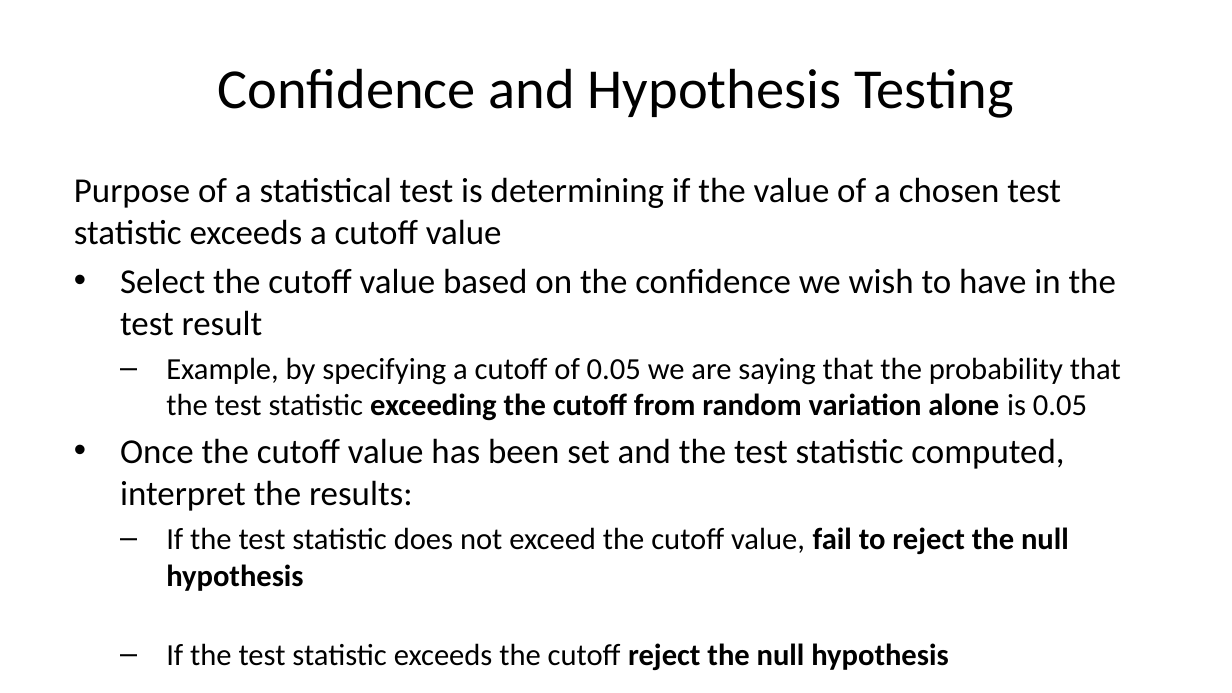
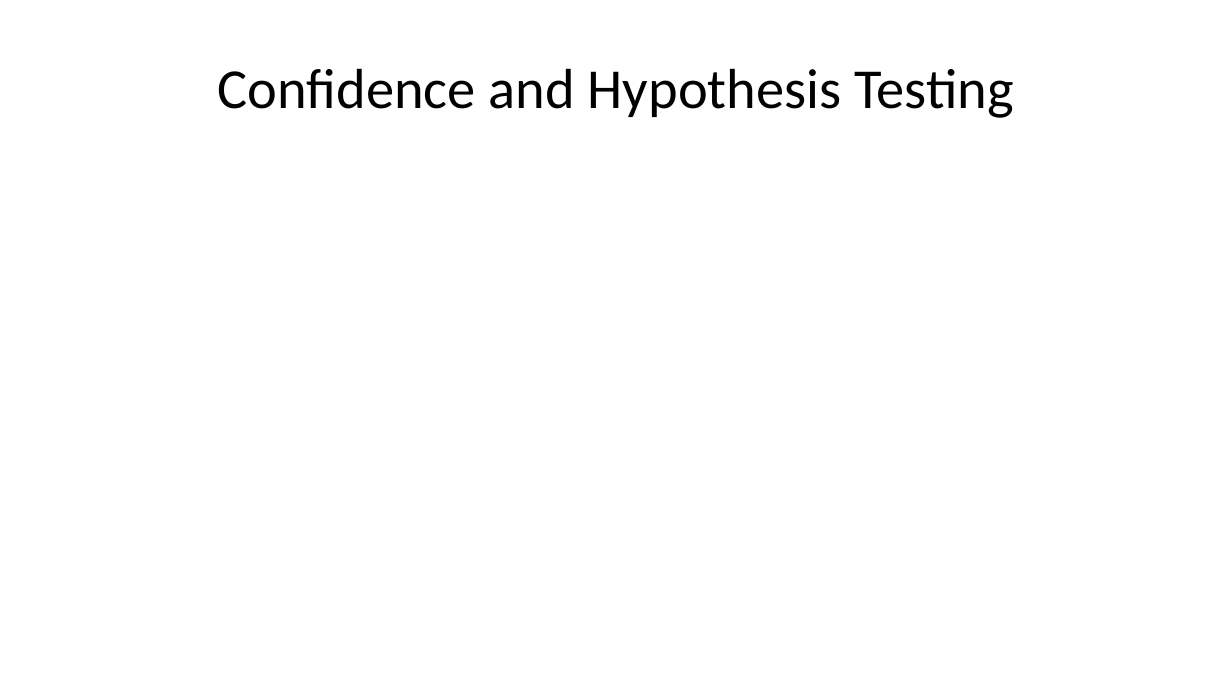
Before and after one commit to StephenElston/CSCI-E-83, a slide deck: slide 14 of LectureSlides/06a_WhyInferenceIsImportant.pptx. Drawn at 1232x693 pixels with LibreOffice and Linux fonts; fonts in the diff are those of the drawing; grey boxes stand for pictures. Boxes give left, top, right and bottom in pixels: in the first picture for what was removed or moved away, otherwise in the second. Text is boxed around its words. In the diff, an @@ line names an element or a change of style, - is before the commit and + after.

```diff
--- a/LectureSlides/06a_WhyInferenceIsImportant.pptx
+++ b/LectureSlides/06a_WhyInferenceIsImportant.pptx
@@ text removed at [74,177,1121,670] @@
-Purpose of a statistical test is determining if the value of a chosen test statistic exceeds a cutoff value
-• Select the cutoff value based on the confidence we wish to have in the test result
-  – Example, by specifying a cutoff of 0.05 we are saying that the probability that the test statistic exceeding the cutoff from random variation alone is 0.05
-• Once the cutoff value has been set and the test statistic computed, interpret the results:
-  – If the test statistic does not exceed the cutoff value, fail to reject the null hypothesis
-  – If the test statistic exceeds the cutoff reject the null hypothesis
```
Also in this commit, not shown: 5 other slides changed, 1 other file.
